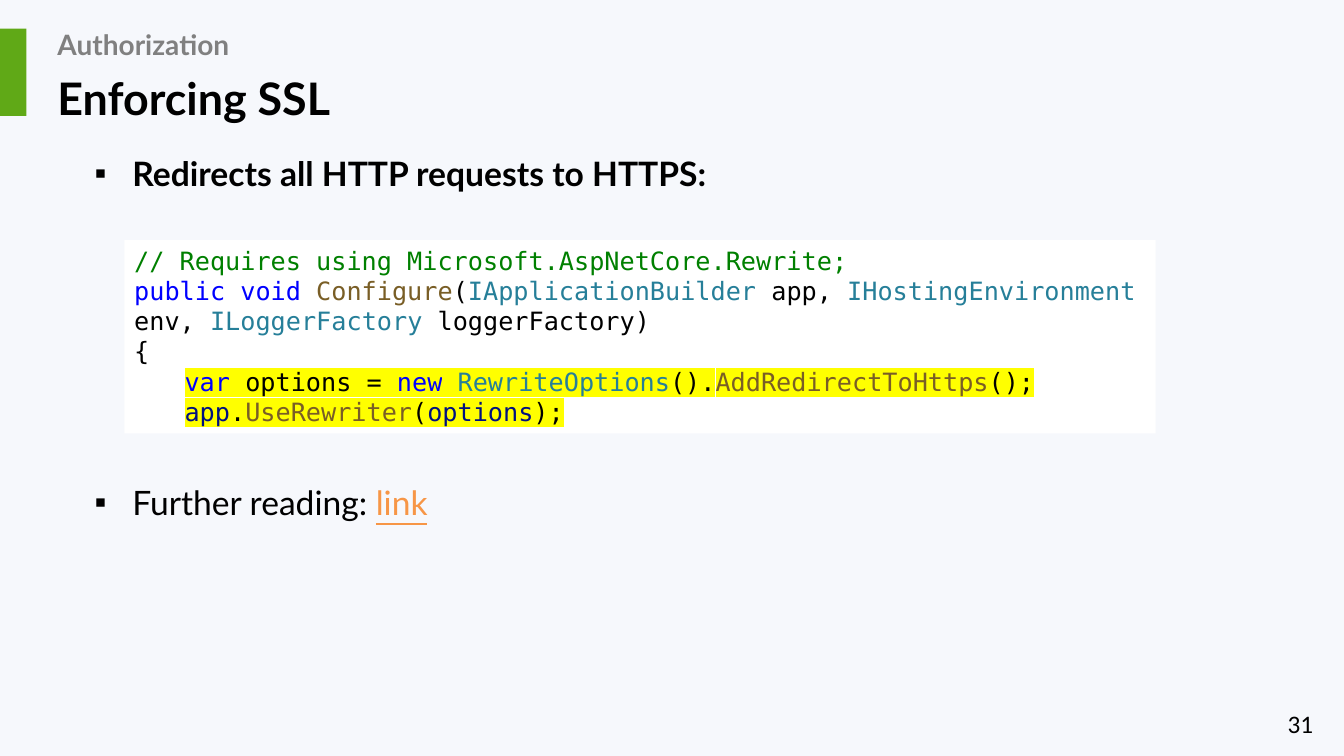
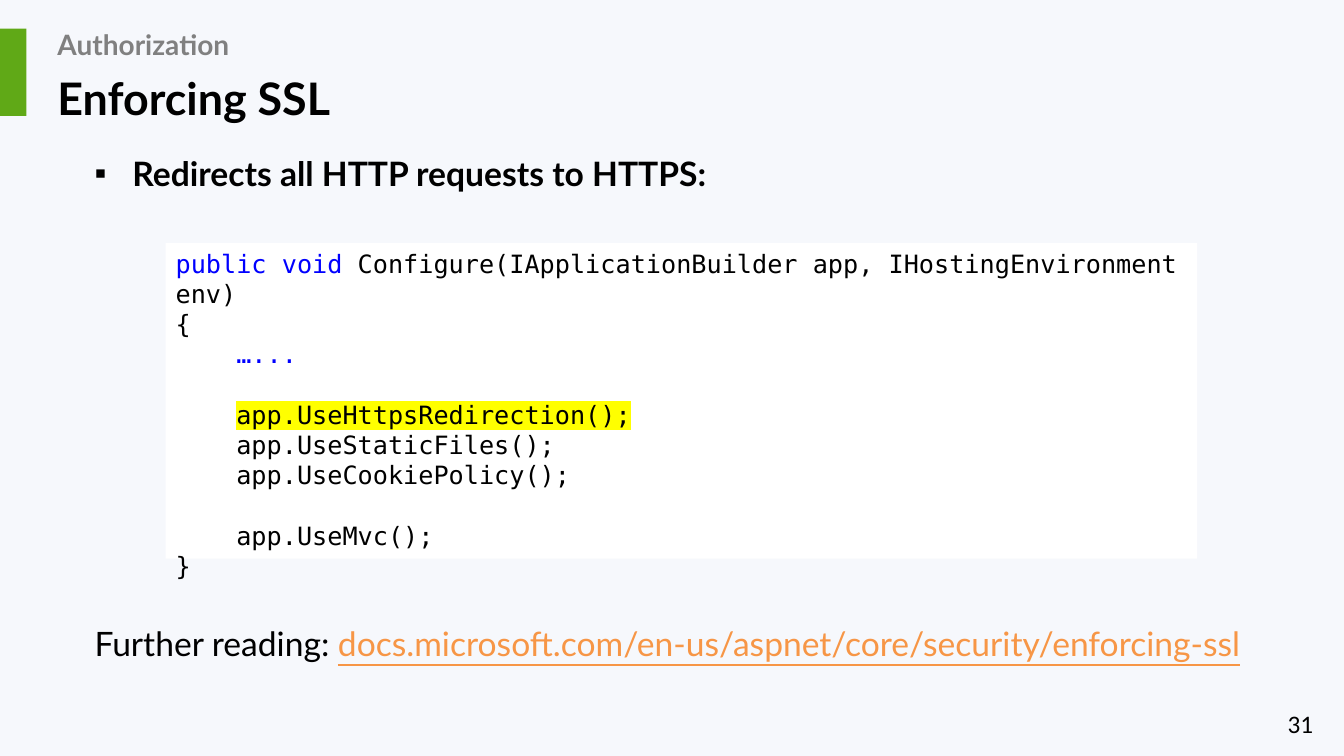
Before and after one commit to liviucotfas/ase-web-and-cloud-applications-security, a slide deck: slide 31 of Presentation ASPNET MVC Core - Part II.pptx. Drawn at 1344x756 pixels with LibreOffice and Linux fonts; fonts in the diff are those of the drawing. Boxes give left, top, right and bottom in pixels: in the first picture for what was removed or moved away, otherwise in the second. Text is boxed around its words. In the diff, an @@ line names an element or a change of style, - is before the commit and + after.

```diff
--- a/Presentation ASPNET MVC Core - Part II.pptx
+++ b/Presentation ASPNET MVC Core - Part II.pptx
@@ rectangle "public void Configure(IApplicationBuilder app, IHostingEnvir ..." resized from (x1=124, y1=240, x2=1155, y2=434) to (x1=165, y1=243, x2=1197, y2=559) @@
@@ text in rectangle at (x1=176, y1=253, x2=1177, y2=307): text changed; text colour #267F99 to #000000 @@
-// Requires using Microsoft.AspNetCore.Rewrite;
-public void Configure(IApplicationBuilder app, IHostingEnvironment env, ILoggerFactory loggerFactory)
+public void Configure(IApplicationBuilder app, IHostingEnvironment env)
@@ text in rectangle at (x1=236, y1=405, x2=630, y2=551): text changed; text colour #795E26 to #000000 @@
-  var options = new RewriteOptions().AddRedirectToHttps();
-  app.UseRewriter(options);
+…...
+app.UseHttpsRedirection();
+app.UseStaticFiles();
+app.UseCookiePolicy();
+app.UseMvc();
+}
@@ text at (x1=95, y1=631, x2=1240, y2=662): text changed; text colour #000000 to #F79646 @@
-▪ Further reading: link
+Further reading: docs.microsoft.com/en-us/aspnet/core/security/enforcing-ssl
```
Also in this commit, not shown: 2 slides added.
